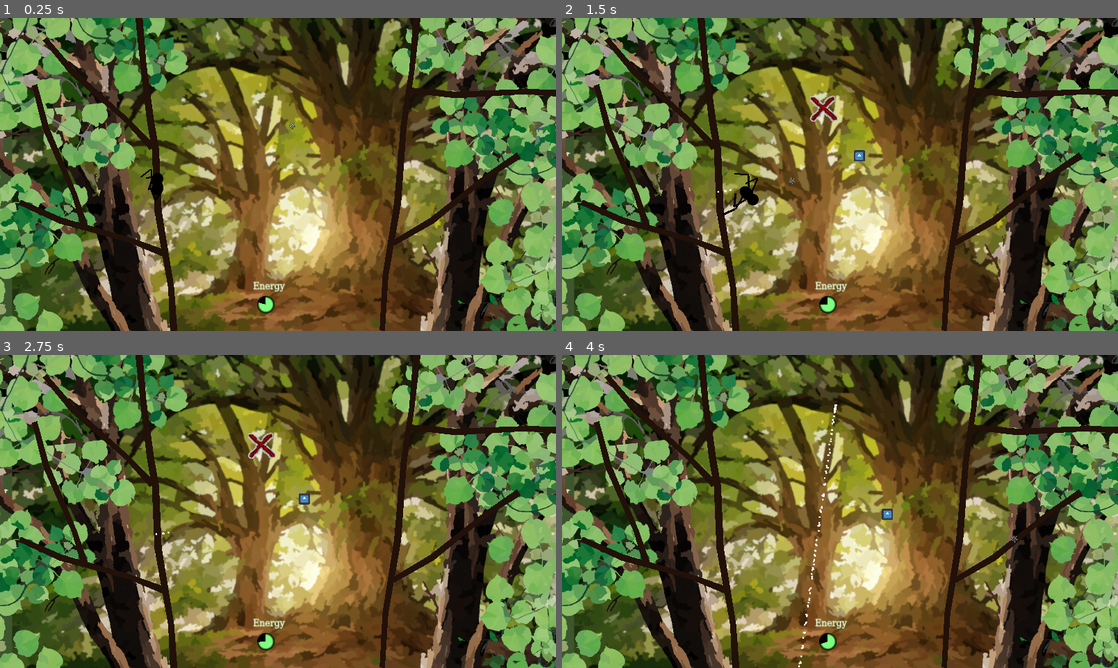
Above: before the commit, frames 1-4 (two rows, left to right).
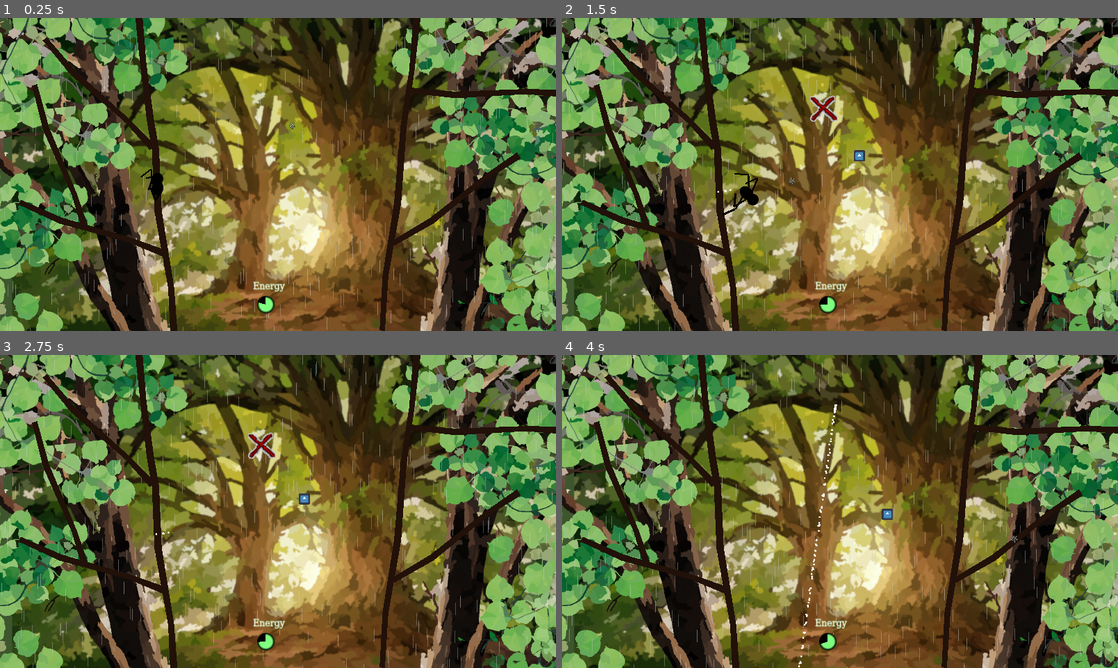
Above: after the commit, the same moments.

Repository: InRe-Dan/ld56
Game: Godot game, scene res://world/world.tscn
Two runs of this game, one before a commit and one after it. Both use one fixed random seed, a clock stepped at 60 frames per second and the inputs below. The engine's default icon, where the game draws it, is replaced by a stand-in: a white triangle on a blue panel in a dark square.
Inputs (mouse positions are in pixels of both pictures, inside the frame that each line leads up to):
- Up to frame 1 (0.25 s): no input
- Up to frame 2 (1.5 s): move the mouse to (962, 158) at 0.52 s; hold D (move_right) 0.53-1.28 s; hold Right mouse button (destroy_web) 0.53-1.28 s; move the mouse to (728, 190) at 1.27 s; hold S (move_down) from 1.28 s (still down); click (728, 190) at 1.35 s
- Up to frame 3 (2.75 s): move the mouse to (333, 442) at 2.02 s; release S (move_down) at 2.03 s; hold D (move_right) from 2.03 s (still down); hold Right mouse button (destroy_web) from 2.03 s (still down)
- Up to frame 4 (4 s): move the mouse to (812, 574) at 2.77 s; release D (move_right) at 2.78 s; release Right mouse button (destroy_web) at 2.78 s; hold W (move_up) 2.78-3.53 s; click (812, 574) at 2.85 s; move the mouse to (1006, 558) at 3.52 s; hold A (move_left) from 3.53 s (still down); hold Right mouse button (destroy_web) from 3.53 s (still down)

The runs differ from the first frame. In frame 1, 1.4% of the frame differs, in the area x 0-100%, y 0-100%; in frame 2, 1.4%; in frame 3, 1.4%; in frame 4, 1.4%.

Commit message:
Rain shader added

Diff:
--- /dev/null
+++ b/world/Rain.gdshader
@@ -0,0 +1,35 @@
+shader_type canvas_item;
+
+uniform float rain_amount = 200.0;
+uniform float near_rain_length : hint_range(0.01, 1.0) = 0.2;
+uniform float far_rain_length : hint_range(0.01, 1.0) = 0.1;
+uniform float near_rain_width : hint_range(0.1, 1.0) = 1.0;
+uniform float far_rain_width : hint_range(0.1, 1.0) = 0.5;
+uniform float near_rain_transparency : hint_range(0.1, 1.0) = 1.0;
+uniform float far_rain_transparency : hint_range(0.1, 1.0) = 0.5;
+uniform vec4 rain_color : source_color = vec4(0.8, 0.8, 0.8, 1.0);
+uniform float base_rain_speed : hint_range(0.1, 1.0) = 0.5;
+uniform float additional_rain_speed : hint_range(0.1, 1.0) = 0.5;
+uniform float slant : hint_range(-1.0, 1.0) = 0.2;
+
+void fragment() {
+// To control the rainfall from your program comment out the below line and add a new uniform above as:
+// uniform float time = 10000.0;
+// Then update the time uniform from your _physics_process function by adding delta. You can then pause the rainfall by not changing the time uniform.
+	float time = 10000.0 + TIME;
+
+// Uncomment the following line if you are applying the shader to a TextureRect and using a version of Godot before 4.
+//	COLOR = texture(TEXTURE,UV);
+
+	vec2 uv = vec2(0.0);
+	float remainder = mod(UV.x - UV.y * slant, 1.0 / rain_amount);
+	uv.x = (UV.x - UV.y * slant) - remainder;
+	float rn = fract(sin(uv.x * rain_amount));
+	uv.y = fract((UV.y + rn));
+
+// Blurred trail. Works well for rain:
+//	COLOR = mix(COLOR, rain_color, smoothstep(1.0 - (far_rain_length + (near_rain_length - far_rain_length) * rn), 1.0, fract(uv.y - time * (base_rain_speed + additional_rain_speed * rn))) * (far_rain_transparency + (near_rain_transparency - far_rain_transparency) * rn) * step(remainder * rain_amount, far_rain_width + (near_rain_width - far_rain_width) * rn));
+
+// No trail. Works well for snow:
+	COLOR = mix(COLOR, rain_color, step(1.0 - (far_rain_length + (near_rain_length - far_rain_length) * rn), fract(uv.y - time * (base_rain_speed + additional_rain_speed * rn))) * (far_rain_transparency + (near_rain_transparency - far_rain_transparency) * rn) * step(remainder * rain_amount, far_rain_width + (near_rain_width - far_rain_width) * rn));
+}
--- a/world/world.tscn
+++ b/world/world.tscn
@@ -10,6 +10,7 @@
 [ext_resource type="Texture2D" uid="uid://dctbj2786bciq" path="res://assets/I am literally Picasso.png" id="6_lh8ic"]
 [ext_resource type="PackedScene" uid="uid://2kdgbkrdrcu7" path="res://insects/spawner/mob_spawner.tscn" id="7_8wlli"]
 [ext_resource type="PackedScene" uid="uid://523036m0xuf1" path="res://menus/game_ui.tscn" id="10_y58tq"]
+[ext_resource type="Shader" path="res://world/Rain.gdshader" id="11_pcwd8"]
 
 [sub_resource type="Curve" id="Curve_2coha"]
 _data = [Vector2(0, 0), 0.0, 0.0, 0, 0, Vector2(0.228881, 0.48638), 0.0, 0.0, 0, 0, Vector2(0.491438, 0.48638), 0.0, 0.0, 0, 0, Vector2(0.828196, 0.478405), 0.0, 0.0, 0, 0, Vector2(1, 1), 0.0, 0.0, 0, 0]
@@ -18,6 +19,20 @@
 [sub_resource type="Curve" id="Curve_ek8vk"]
 _data = [Vector2(0, 0), 0.0, 0.982845, 0, 0, Vector2(1, 1), 1.08666, 0.0, 0, 0]
 point_count = 2
+
+[sub_resource type="ShaderMaterial" id="ShaderMaterial_wf2re"]
+shader = ExtResource("11_pcwd8")
+shader_parameter/rain_amount = 1000.0
+shader_parameter/near_rain_length = 0.04
+shader_parameter/far_rain_length = 0.04
+shader_parameter/near_rain_width = 0.5
+shader_parameter/far_rain_width = 0.3
+shader_parameter/near_rain_transparency = 0.3
+shader_parameter/far_rain_transparency = 0.5
+shader_parameter/rain_color = Color(0.8, 0.8, 0.8, 1)
+shader_parameter/base_rain_speed = 1.0
+shader_parameter/additional_rain_speed = 0.1
+shader_parameter/slant = 4.75e-08
 
 [sub_resource type="Curve" id="Curve_l8ggl"]
 _data = [Vector2(0, 1), 0.0, 0.0, 0, 0, Vector2(0.166096, 0.864721), 0.0, 0.0, 0, 0, Vector2(0.291667, 1), 0.0, 0.0, 0, …(192 unchanged characters)…
@@ -46,6 +61,7 @@
 position = Vector2(1904, 1070)
 
 [node name="Sprite2D" type="Sprite2D" parent="."]
+material = SubResource("ShaderMaterial_wf2re")
 texture = ExtResource("4_2hkic")
 centered = false
 
Not shown: 1 places in world/world.tscn that only renumber resources
